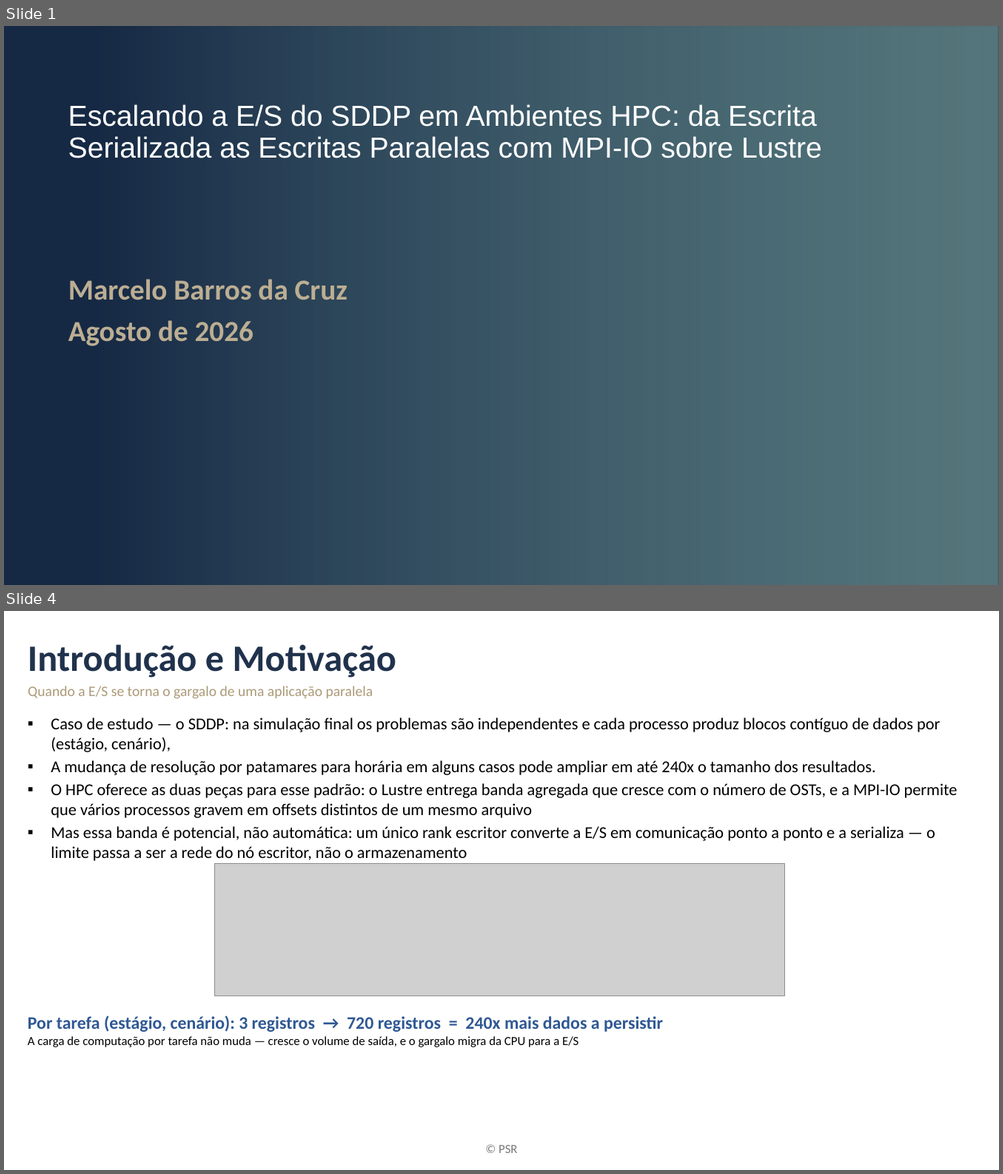
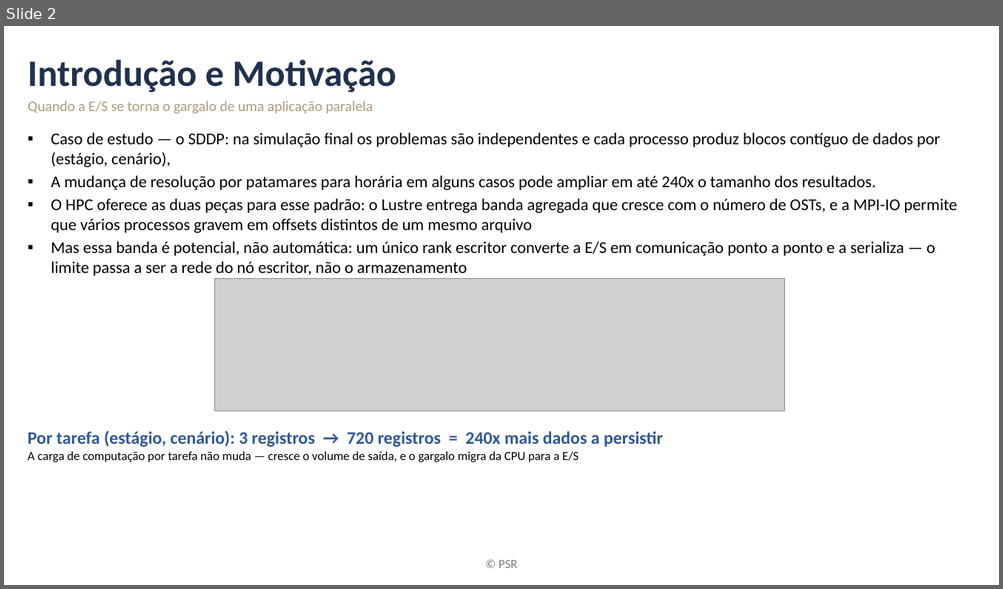
Before and after one commit to mbrcruz/SDDP-MPIO-Latex, a slide deck: Apresentacao/Apresentacao_MPIO.pptx. Shown one above the other, each under a label of ours: slides 1 and 4 before the commit, slide 2 after it; the slides between them are not shown. The pictures are 1003x1174 and 1003x589 pixels, drawn with LibreOffice and Linux fonts; fonts in the diff are those of the drawing; grey boxes stand for pictures; background and template pictures are left out; a plain dark background stands for a picture behind light text. Boxes give left, top, right and bottom in pixels: in the first picture for what was removed or moved away, otherwise in the second. Text is boxed around its words. In the diff, an @@ line names an element or a change of style, - is before the commit and + after.

```diff
--- a/Apresentacao/Apresentacao_MPIO.pptx
+++ b/Apresentacao/Apresentacao_MPIO.pptx
@@ slide 1 removed at (4, 26, 999, 585), background picture (left out) @@
@@ rectangle removed at (4, 26, 999, 585) @@
@@ title removed at (68, 104, 822, 158) @@
-Escalando a E/S do SDDP em Ambientes HPC: da Escrita
-Serializada as Escritas Paralelas com MPI-IO sobre Lustre
@@ text removed at (68, 279, 347, 346) @@
-Marcelo Barros da Cruz
-Agosto de 2026
@@ what was slide 4 is now slide 2 @@
```
Also in this commit, not shown: 6 slides changed, 1 other slide removed.
